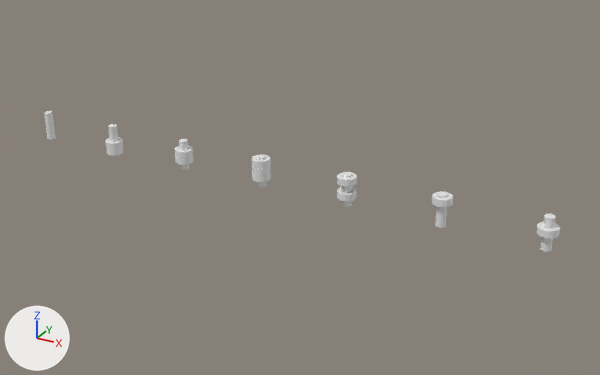
The Blender file landscape/trees/toyland/1968-1974.blend: old version first, new version second.
Before and after are seen from a camera (50 mm lens) standing at (6.4, -34.6, 17.7) and looking at (-13.0, 0.7, 0.1). Every picture has the same lights, and +X, +Y and +Z are marked at lower left. Mesh edges are drawn as thin lines on the coarser meshes.
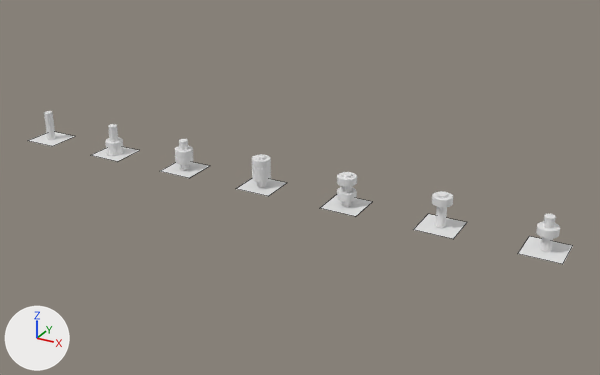
Where the change shows, as pixel boxes (x1, y1, x2, y2) in the pictures (600 x 375 px):
```json
{"object": "Plane.006", "change": "added", "after": [518, 236, 573, 264]}
{"object": "Plane.005", "change": "added", "after": [413, 214, 467, 239]}
{"object": "Plane.004", "change": "added", "after": [321, 195, 372, 216]}
{"object": "Plane", "change": "added", "after": [236, 178, 286, 196]}
{"object": "Plane.001", "change": "added", "after": [160, 162, 209, 178]}
{"object": "Plane.003", "change": "added", "after": [28, 132, 75, 146]}
{"object": "Plane.002", "change": "added", "after": [91, 147, 140, 161]}
```

The change, as JSON lines over the scene's bpy script:
```json
{"op": "add", "block": "mat_special_shadowonly", "code": ["mat_special_shadowonly = bpy.data.materials.new('Special_ShadowOnly')"]}
{"op": "add", "block": "me_plane", "code": ["me_plane = bpy.data.meshes.new('Plane')", "me_plane.from_pydata([(1.0, -1.0, 0.0), (-1.0, -1.0, 0.0), (1.0, 1.0, 0.0), (-1.0, 1.0, 0.0)], [], [(2, 3, 1, 0)])", "me_plane.materials.append(mat_special_shadowonly)"]}
{"op": "add", "block": "ob_plane", "code": ["ob_plane = bpy.data.objects.new('Plane', me_plane)", "ob_plane.location = (-15.0, 0.0, 0.0)"]}
{"op": "add", "block": "ob_plane_006", "code": ["ob_plane_006 = bpy.data.objects.new('Plane.006', me_plane)", "ob_plane_006.location = (0.0, 0.0, 0.0)"]}
{"op": "add", "block": "ob_plane_005", "code": ["ob_plane_005 = bpy.data.objects.new('Plane.005', me_plane)", "ob_plane_005.location = (-5.0, 0.0, 0.0)"]}
{"op": "add", "block": "ob_plane_004", "code": ["ob_plane_004 = bpy.data.objects.new('Plane.004', me_plane)", "ob_plane_004.location = (-10.0, 0.0, 0.0)"]}
{"op": "add", "block": "ob_plane_003", "code": ["ob_plane_003 = bpy.data.objects.new('Plane.003', me_plane)", "ob_plane_003.location = (-30.0, 0.0, 0.0)"]}
{"op": "add", "block": "ob_plane_002", "code": ["ob_plane_002 = bpy.data.objects.new('Plane.002', me_plane)", "ob_plane_002.location = (-25.0, 0.0, 0.0)"]}
{"op": "add", "block": "ob_plane_001", "code": ["ob_plane_001 = bpy.data.objects.new('Plane.001', me_plane)", "ob_plane_001.location = (-20.0, 0.0, 0.0)"]}
```
